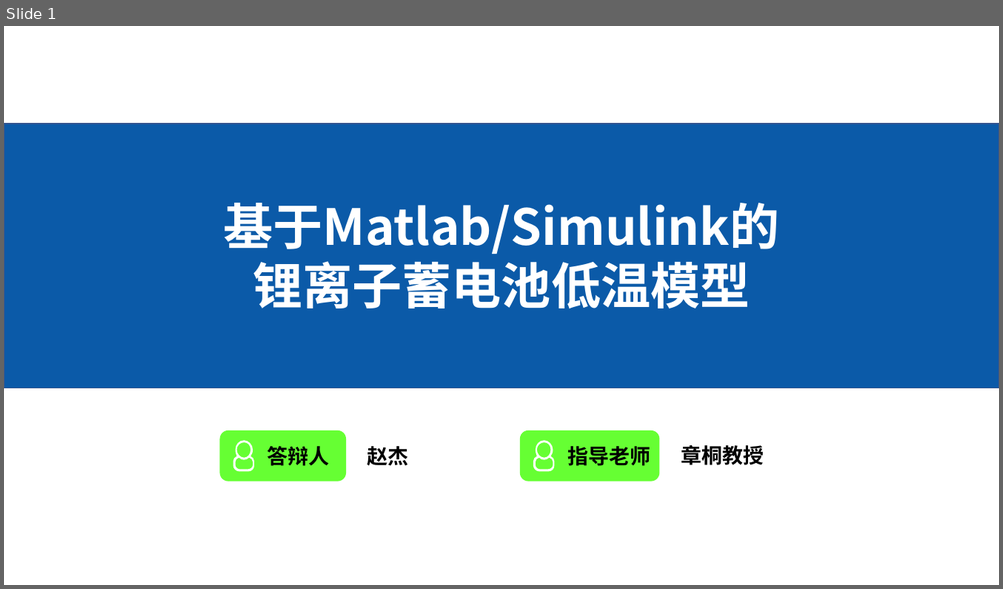
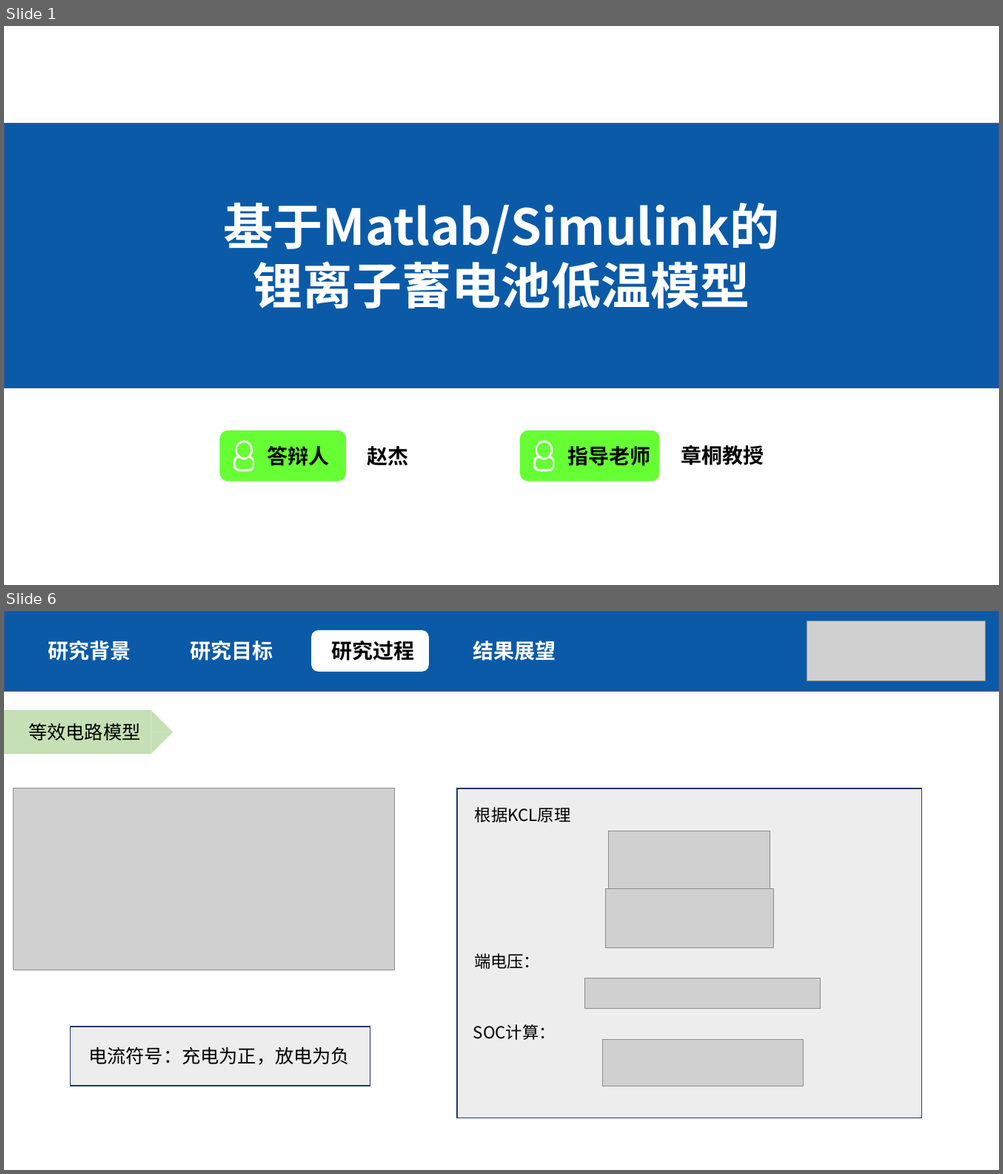
Before and after one commit to SudaSoda/Graduation-Design, a slide deck: Output/毕设答辩_赵杰_1452047.pptx. Shown one above the other, each under a label of ours: slide 1 before the commit, slides 1 and 6 after it; the slides between them are not shown. The pictures are 1003x589 and 1003x1174 pixels, drawn with LibreOffice and Linux fonts; fonts in the diff are those of the drawing; grey boxes stand for pictures. Boxes give left, top, right and bottom in pixels: in the first picture for what was removed or moved away, otherwise in the second. Text is boxed around its words. In the diff, an @@ line names an element or a change of style, - is before the commit and + after.

```diff
--- a/Output/毕设答辩_赵杰_1452047.pptx
+++ b/Output/毕设答辩_赵杰_1452047.pptx
@@ slide 6 added at (4, 611, 999, 1170), background #FFFFFF @@
@@ rectangle added at (4, 611, 999, 691), fill #0B5AA8, outline #325491 1 pt @@
@@ rounded rectangle added at (28, 630, 145, 672), fill #0B5AA8 @@
@@ rounded rectangle added at (170, 630, 287, 672), fill #0B5AA8 @@
@@ rounded rectangle added at (311, 630, 429, 672), fill #FFFFFF @@
@@ rounded rectangle added at (453, 630, 570, 672), fill #0B5AA8 @@
@@ picture added at (807, 621, 986, 681) @@
@@ text added at (48, 641, 131, 661), 20 pt, text #FFFFFF, bold @@
+研究背景
@@ text added at (190, 641, 273, 661), 20 pt, text #FFFFFF, bold @@
+研究目标
@@ text added at (331, 641, 414, 661), 20 pt, text #000000, bold @@
+研究过程
@@ text added at (473, 641, 556, 661), 20 pt, text #FFFFFF, bold @@
+结果展望
@@ rectangle added at (4, 710, 151, 755), fill #C5E0B4 @@
@@ right triangle added at (151, 710, 173, 732), fill #C5E0B4 @@
@@ text added at (28, 723, 140, 741), 18 pt, text #000000 @@
+等效电路模型
@@ right triangle added at (151, 732, 173, 755), fill #C5E0B4 @@
@@ picture added at (13, 789, 395, 971) @@
@@ rectangle added at (457, 789, 922, 1119), fill #EDEDED, outline #203864 1 pt @@
@@ text added at (475, 807, 571, 823), 16 pt, text #000000 @@
+根据KCL原理
@@ picture added at (609, 832, 770, 891) @@
@@ picture added at (606, 889, 774, 948) @@
@@ text added at (474, 954, 540, 969), 16 pt, text #000000 @@
+端电压：
@@ picture added at (584, 979, 819, 1008) @@
@@ rectangle added at (71, 1027, 370, 1086), fill #EDEDED, outline #203864 1 pt @@
@@ text added at (473, 1025, 555, 1040), 16 pt, text #000000 @@
+SOC计算：
@@ text added at (88, 1048, 350, 1065), 18 pt, text #000000 @@
+电流符号：充电为正，放电为负
@@ picture added at (603, 1040, 803, 1087) @@
```
Also in this commit, not shown: 2 slides changed, 14 other slides added, 8 other files.
